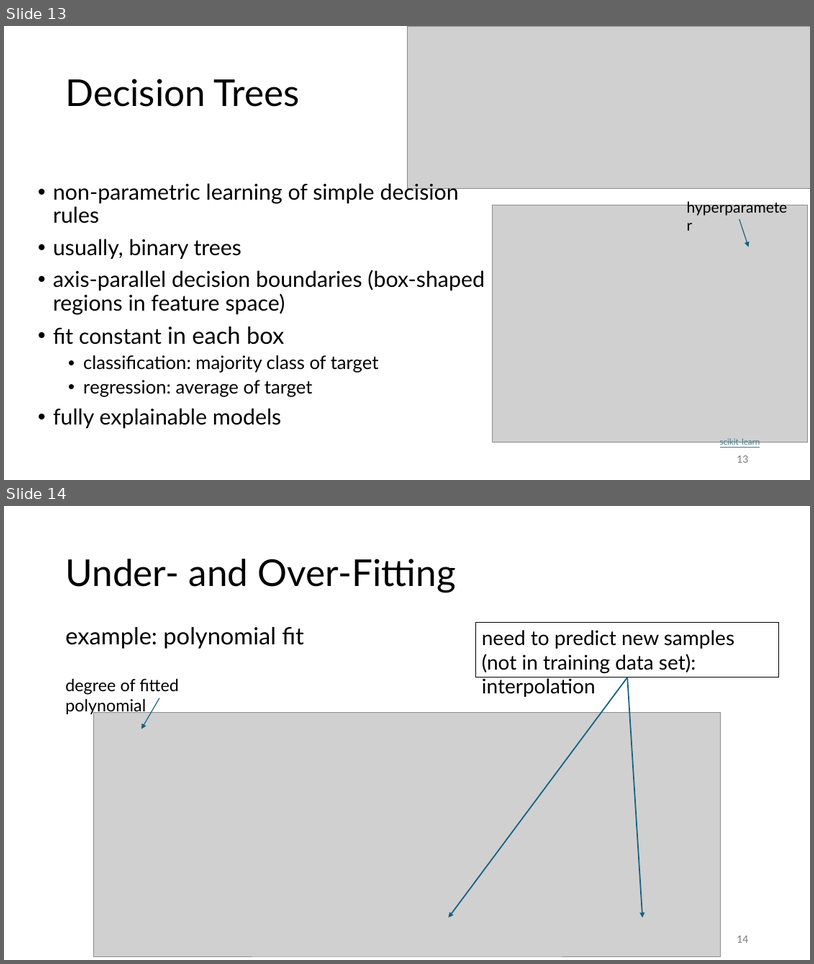
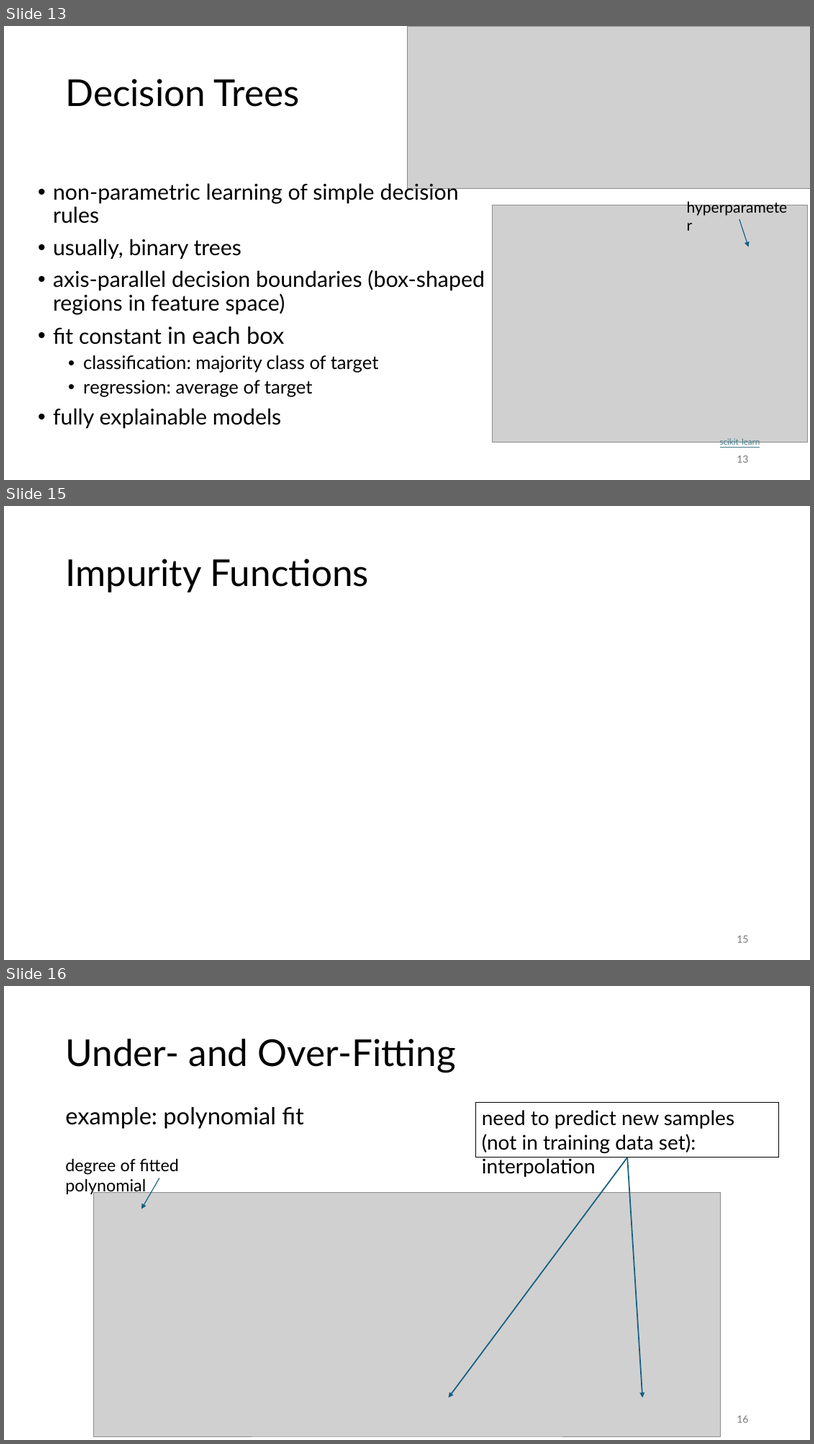
Before and after one commit to FelixWick/data_science, a slide deck: slides/5_ML.pptx. Shown one above the other, each under a label of ours: slides 13 and 14 before the commit, slides 13, 15 and 16 after it; the slides between them are not shown. The pictures are 814x964 and 814x1444 pixels, drawn with LibreOffice and Linux fonts; fonts in the diff are those of the drawing; grey boxes stand for pictures. Boxes give left, top, right and bottom in pixels: in the first picture for what was removed or moved away, otherwise in the second. Text is boxed around its words. In the diff, an @@ line names an element or a change of style, - is before the commit and + after.

```diff
--- a/slides/5_ML.pptx
+++ b/slides/5_ML.pptx
@@ slide 15 added at (4,506,810,960), background #FFFFFF @@
@@ title added at (65,559,369,592), 44 pt, text #000000 @@
+Impurity Functions
@@ page number added at (737,935,748,942), 12 pt, text #797979 @@
+15
@@ what was slide 14 is now slide 16 @@
@@ page number at (737,1415,748,1422): text changed @@
-14
+16
```
Also in this commit, not shown: 1 other slide added, 1 other file.
